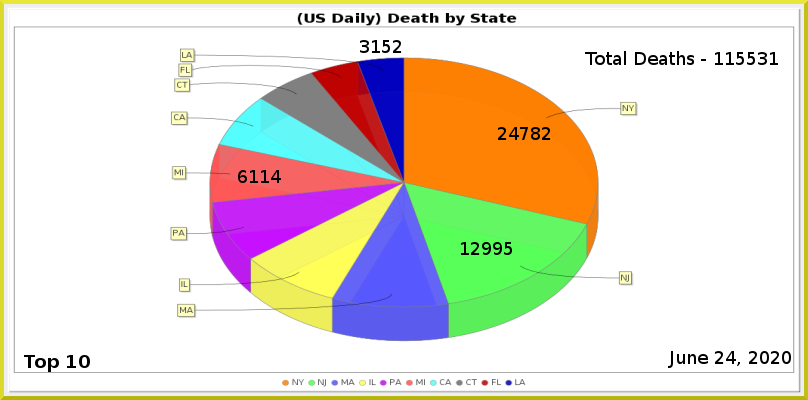
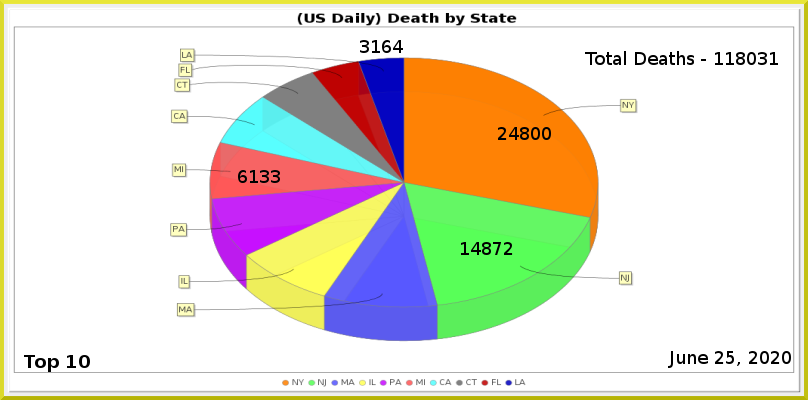
Layered file, before and after one edit (808 x 400). Changes by layer:
painted on "Least" over [382, 40, 403, 53]
painted on "MI" over [260, 170, 281, 183]
painted on "NJ" over [471, 242, 513, 255]
painted on "NY" over [520, 127, 551, 140]
renamed "Total Deaths - 115531" to "Total Deaths - 118031", painted on it over [736, 52, 756, 65]
painted on "Current Date" over [726, 351, 736, 364]
painted on "Death_by_State.png" over [170, 48, 638, 342]
